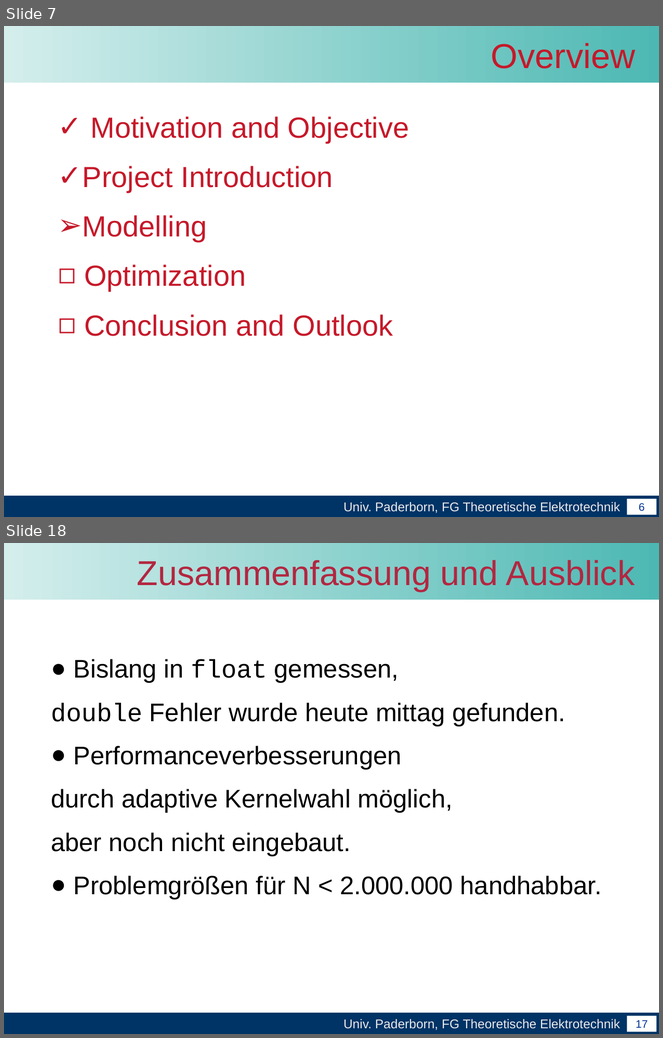
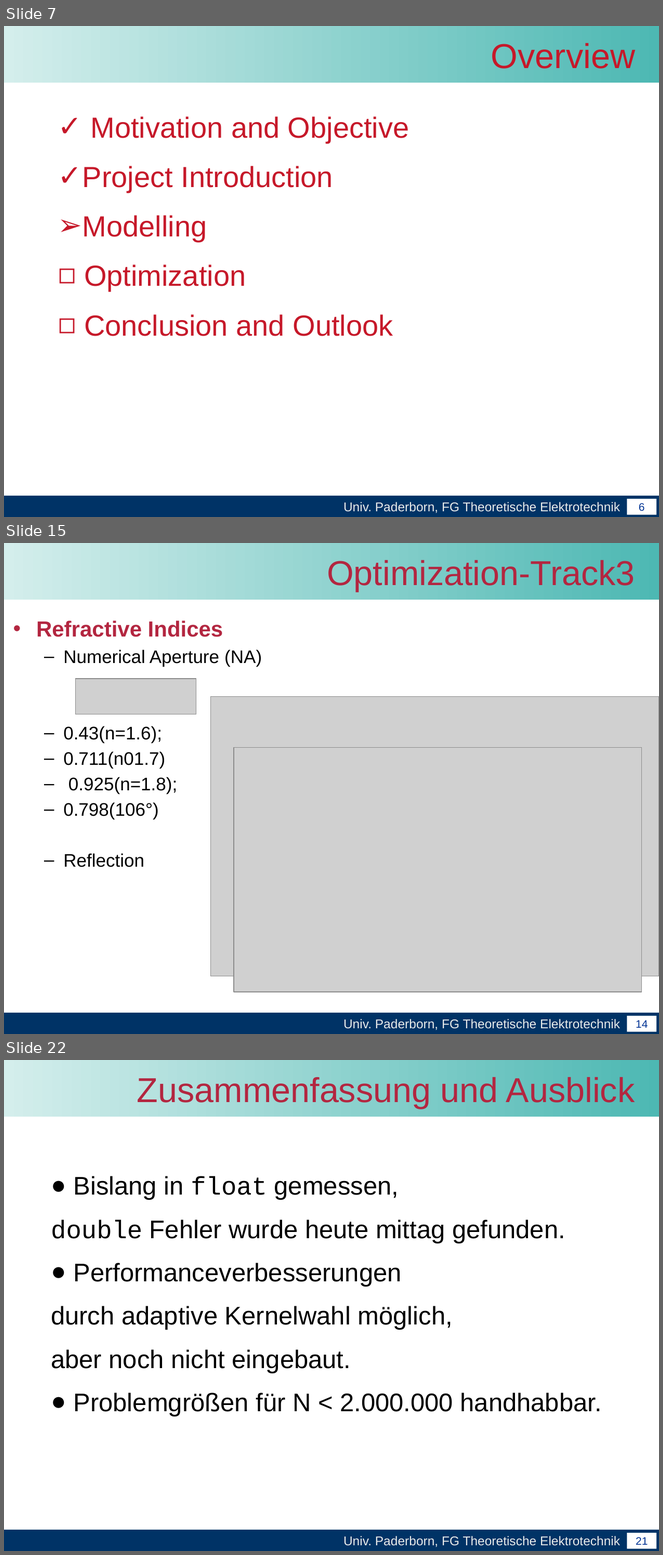
Before and after one commit to leonard117/arbeittet, a slide deck: Master_arbeit/word/Abschlussvortrag der Masterarbeit.pptx. Shown one above the other, each under a label of ours: slides 7 and 18 before the commit, slides 7, 15 and 22 after it; the slides between them are not shown. The pictures are 663x1038 and 663x1555 pixels, drawn with LibreOffice and Linux fonts; fonts in the diff are those of the drawing; grey boxes stand for pictures; background and template pictures are left out. Boxes give left, top, right and bottom in pixels: in the first picture for what was removed or moved away, otherwise in the second. Text is boxed around its words. In the diff, an @@ line names an element or a change of style, - is before the commit and + after.

```diff
--- a/Master_arbeit/word/Abschlussvortrag der Masterarbeit.pptx
+++ b/Master_arbeit/word/Abschlussvortrag der Masterarbeit.pptx
@@ slide 15 added at [4,543,659,1034], background #FFFFFF; not listed: 4 template elements that a slide beside it also shows @@
@@ title added at [327,558,635,592], 38 pt, text #B32640 @@
+Optimization-Track3
@@ text added at [36,620,262,867], 20 pt, text #000000 @@
+• Refractive Indices
+  – Numerical Aperture (NA)
+  – 0.43(n=1.6);
+  – 0.711(n01.7)
+  – 0.925(n=1.8);
+  – 0.798(106°)
+  – Reflection
@@ picture added at [75,679,196,715] @@
@@ picture added at [210,696,659,976] @@
@@ picture added at [234,747,642,992] @@
@@ what was slide 18 is now slide 22 @@
@@ page number at [636,1537,648,1545]: text changed @@
-17
+21
```
Also in this commit, not shown: 3 slides changed, 13 other slides added, 14 slides removed.
